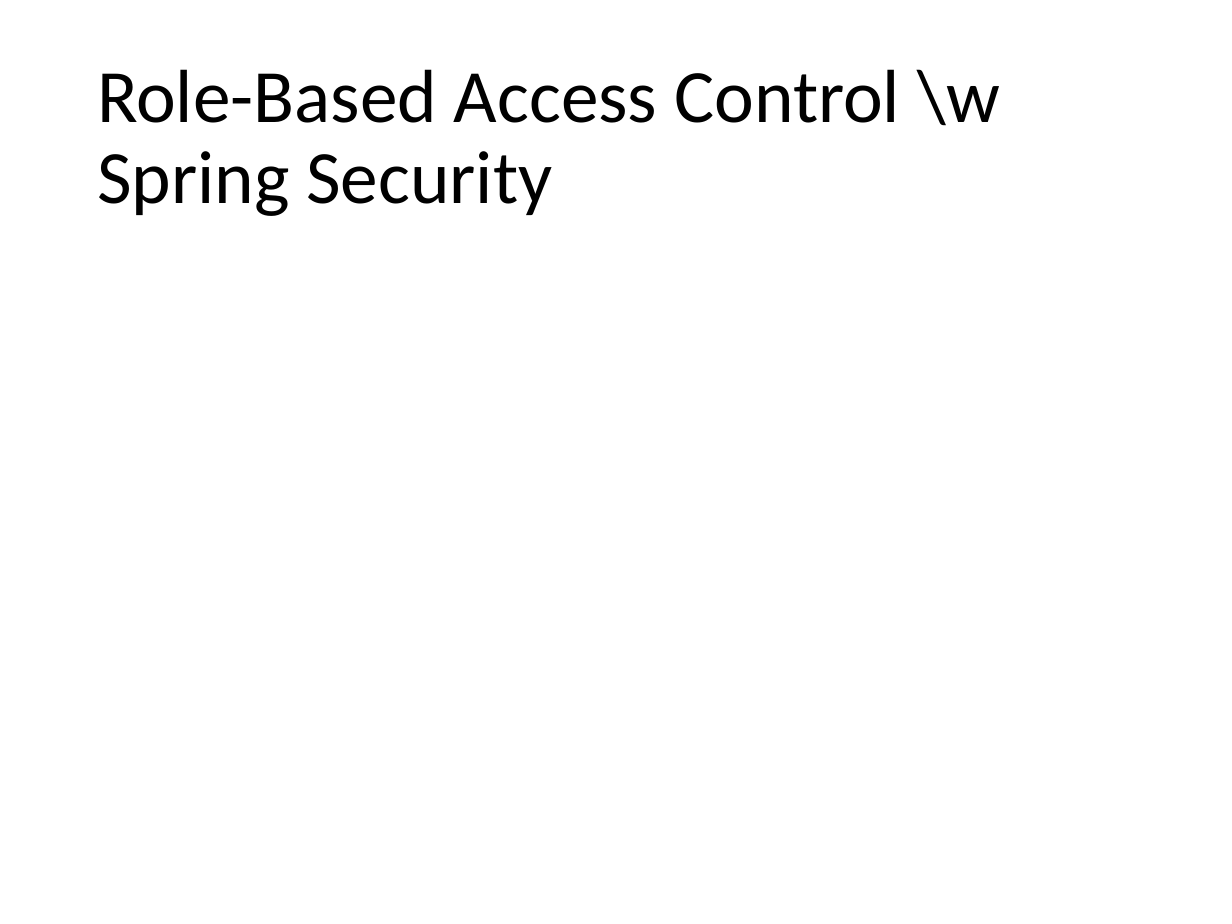
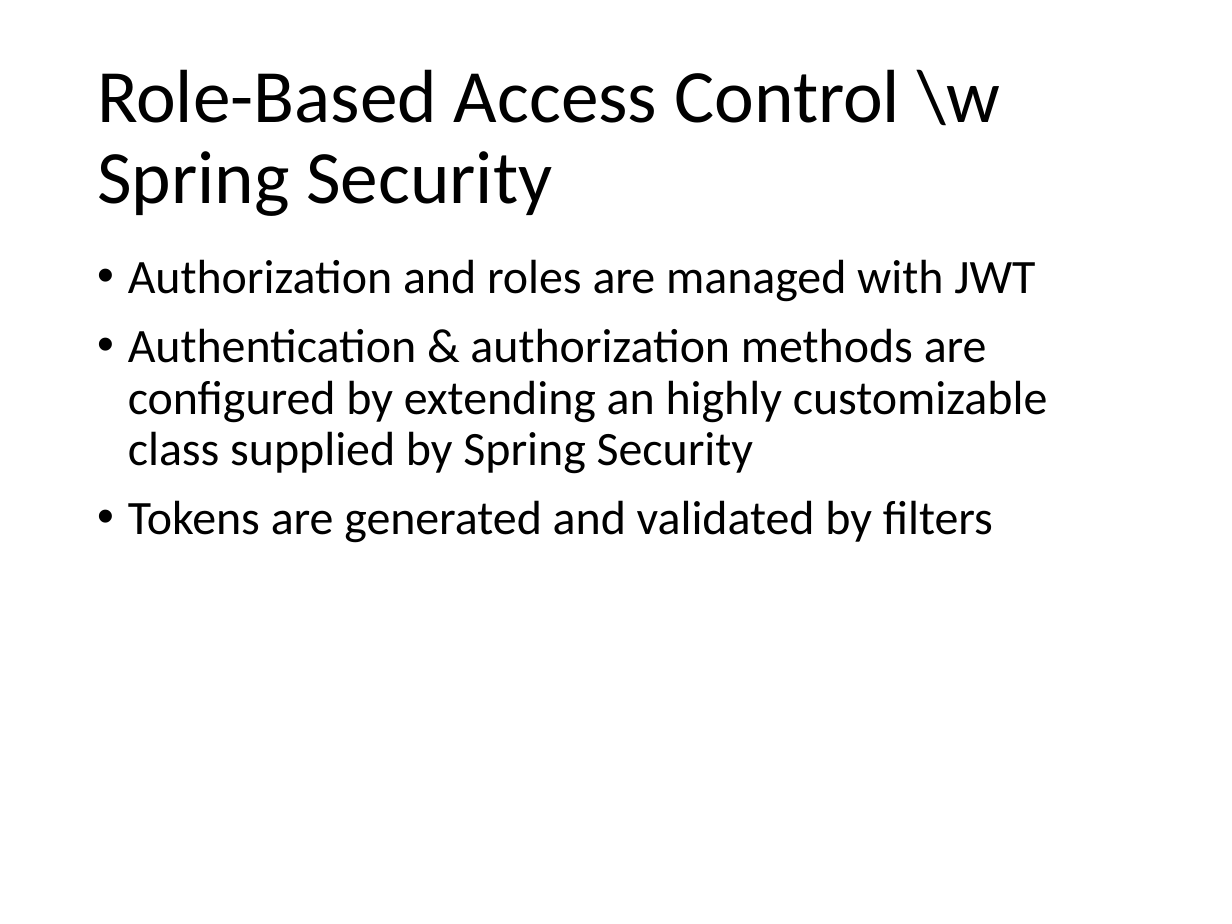
Before and after one commit to Paso198/Gamified-Marketing-Application, a slide deck: slide 54 of Design.pptx. Drawn at 1232x924 pixels with LibreOffice and Linux fonts; fonts in the diff are those of the drawing. Boxes give left, top, right and bottom in pixels: in the first picture for what was removed or moved away, otherwise in the second. Text is boxed around its words. In the diff, an @@ line names an element or a change of style, - is before the commit and + after.

```diff
--- a/Design.pptx
+++ b/Design.pptx
@@ text added at [128, 259, 1048, 543], 28 pt, text #000000 @@
+• Authorization and roles are managed with JWT
+• Authentication & authorization methods are configured by extending an highly customizable class supplied by Spring Security
+• Tokens are generated and validated by filters
```
Also in this commit, not shown: 8 other slides changed, 1 slide added, 1 other file.
